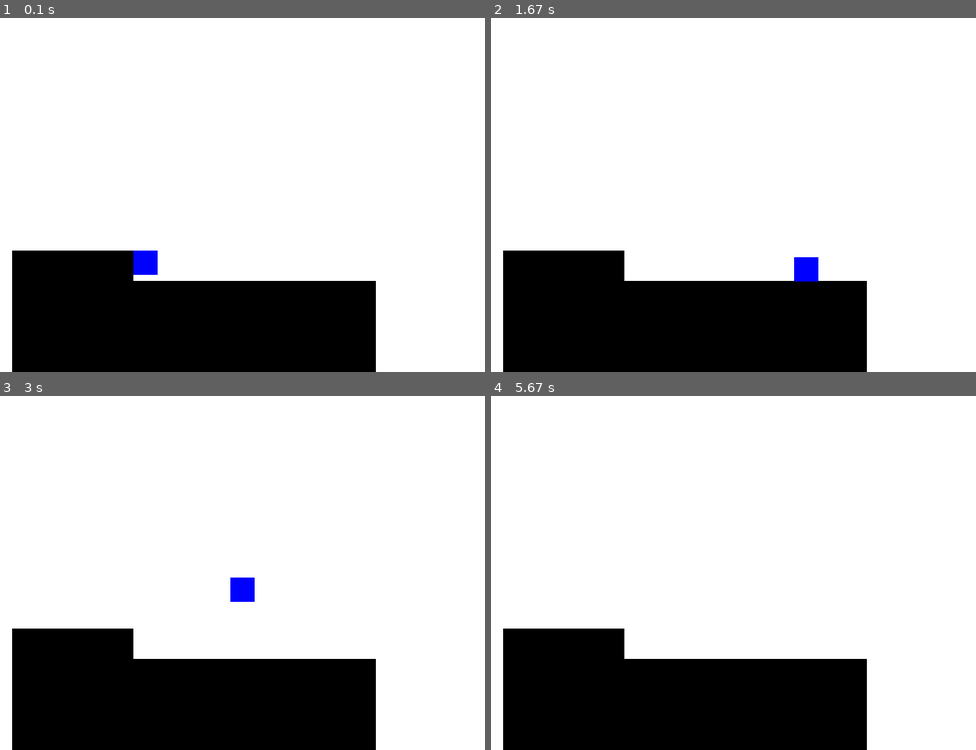
Above: before the commit, frames 1-4 (two rows, left to right).
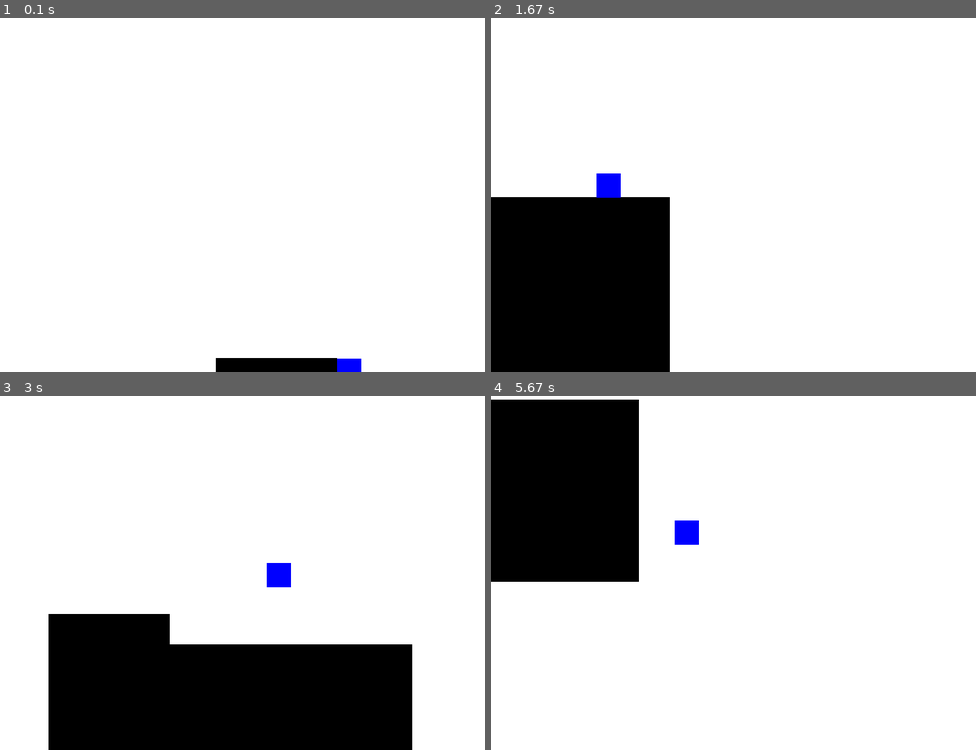
Above: after the commit, the same moments.

Repository: salfk23/2drpg_pygame
Game: pygame game, started from main.py
Two runs of this game, one before a commit and one after it. Both use one fixed random seed, a clock stepped at 60 frames per second and the inputs below.
Inputs:
- Up to frame 1 (0.1 s): no input
- Up to frame 2 (1.67 s): hold D 0.33-0.8 s; hold W 0.83-1.13 s; hold D 1.17-1.63 s
- Up to frame 3 (3 s): hold W 1.67-2.2 s; hold A 2.23-2.63 s; hold W from 2.67 s (still down)
- Up to frame 4 (5.67 s): release W at 3.03 s; hold D 3.07-3.7 s; hold A 3.73-4.2 s; hold D 4.23-4.7 s; hold W 4.73-5.03 s; hold D 5.07-5.53 s; hold A from 5.57 s (still down)

The runs differ from the first frame. In frame 1, 21% of the frame differs, in the area x 2-78%, y 65-100%; in frame 2, 18%; in frame 3, 8.9%; in frame 4, 37%, in the area x 0-78%, y 1-100%.

Commit message:
Camera system

Diff:
--- a/game_engine/entities/entity.py
+++ b/game_engine/entities/entity.py
@@ -89,11 +89,13 @@
   def update(self):
     pass
 
-  def on_screen(self, screen_dimension:Size2D):
+  def on_screen(self, position:pygame.Vector2, screen_dimension:Size2D):
     '''
-    Check if entity is within screen_dimension
+    Check if entity is within screen
     '''
-    return (self._position.x+self.size[0] >= 0 and self._position.x <= screen_dimension[0] and self._position.y+self.size[1] >= 0 and self._position.y <= screen_dimension[1])
+    # return (position.x < self.coll_square.right and position.x < screen_dimension.width and
+    #         position.y > 0 and position.y < screen_dimension.height)
+    return True
   def distance_to(self, other:'Entity'):
     pos = (self.position - other.position).length()
     print(pos)
@@ -135,6 +137,14 @@
         """
         self.entities: dict[int, Entity] = {}
         self.config = Config.instance()
+        self.focused_entity:Entity = None
+
+    @property
+    def position(self):
+        if self.focused_entity is not None:
+            return pygame.Vector2(self.focused_entity.coll_square.center)
+        return pygame.Vector2(self.config.screen_dimension)//2
+
 
     def get_on_screen(self):
         """Return a list of entities that are on screen.
@@ -146,7 +156,7 @@
         return [
             entity
             for entity in self.entities.values()
-            if entity.on_screen(self.config.screen_dimension)
+            if entity.on_screen(self.position, self.config.screen_dimension)
         ]
 
     def get_near(self, entity: Entity, radius: int):
--- a/game_engine/renderer.py
+++ b/game_engine/renderer.py
@@ -1,4 +1,5 @@
 import pygame
+from game_engine.entities.dynamic import MovableEntity
 from game_engine.entities.entity import EntityManager
 from game_engine.helpers import Colors, Config, IConfigListener, Singleton
 
@@ -12,6 +13,7 @@
         self.window = pygame.display.set_mode(self.config.screen_dimension)
         self.entity_manager = EntityManager.instance()
         self.config.add_listener(self)
+        self.camera = pygame.Vector2(0, 0)
     def on_screen_change(self):
         self.window = pygame.display.set_mode(self.config.screen_dimension)
     def config_change_events(self):
@@ -21,8 +23,15 @@
 
     def draw(self):
         self.window.fill(Colors.WHITE)
+        focus_position  = self.entity_manager.position
+        heading = focus_position - self.camera
+        if isinstance(self.entity_manager.focused_entity, MovableEntity):
+            velocity:pygame.Vector2 = self.entity_manager.focused_entity.velocity
+            heading +=  pygame.Vector2(velocity.x*75, velocity.y*25)
+        self.camera += heading * 0.05
+        offset = -self.camera + (pygame.Vector2(self.config.screen_dimension)//2)
         for entity in self.entity_manager.get_on_screen():
-            self.window.blit(entity.object, entity.position)
+            self.window.blit(entity.object, entity.position+offset)
             for extensive in entity.additional_objects:
                 self.window.blit(extensive, extensive.position)
         pygame.display.update()
--- a/main.py
+++ b/main.py
@@ -88,6 +88,7 @@
     em.add(ground)
     em.add(wall)
     em.add(mb)
+    em.focused_entity = mb
     fm = FollowingMouse(pygame.Vector2(50, 50), (10, 10))
     fm.name = "FollowingMouse"
     # em.add(fm)
